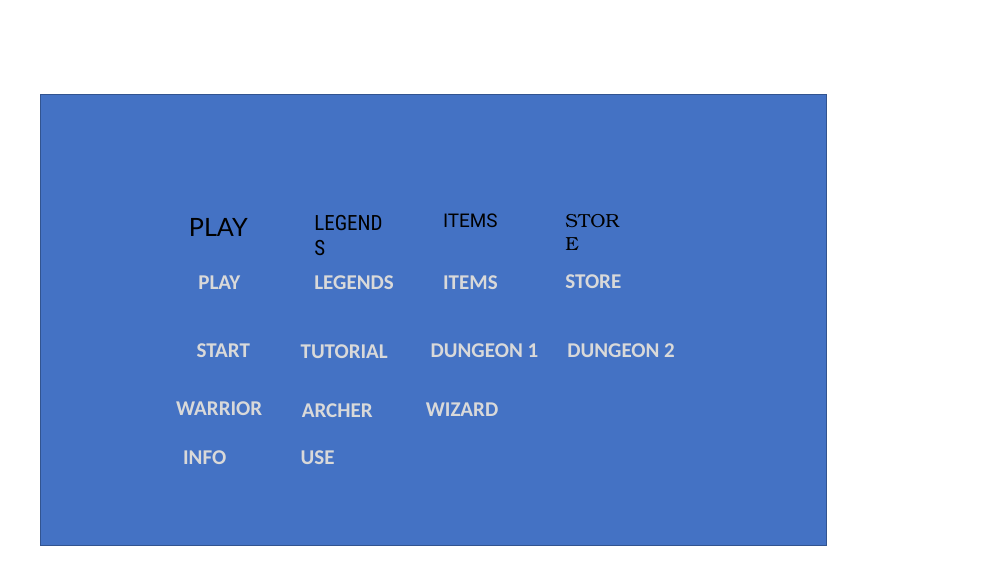
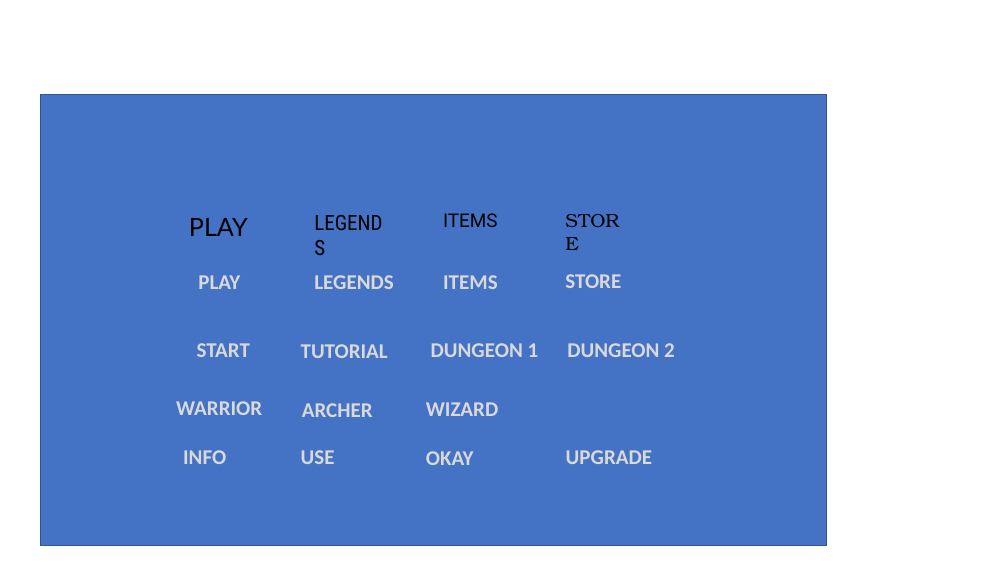
Before and after one commit to Seoha57/SW, a slide deck: slide 15 of Projects/SW_Design/UI/UI_design.pptx (slide 13 before the commit). Drawn at 1008x567 pixels with LibreOffice and Linux fonts; fonts in the diff are those of the drawing. Boxes give left, top, right and bottom in pixels: in the first picture for what was removed or moved away, otherwise in the second. Text is boxed around its words. In the diff, an @@ line names an element or a change of style, - is before the commit and + after.

```diff
--- a/Projects/SW_Design/UI/UI_design.pptx
+++ b/Projects/SW_Design/UI/UI_design.pptx
@@ text added at bbox=[426, 451, 474, 465], 20 pt, text #D9D9D9, bold @@
+OKAY
@@ text added at bbox=[566, 450, 652, 464], 20 pt, text #D9D9D9, bold @@
+UPGRADE
```
Also in this commit, not shown: 3 slides added, 29 other files.
